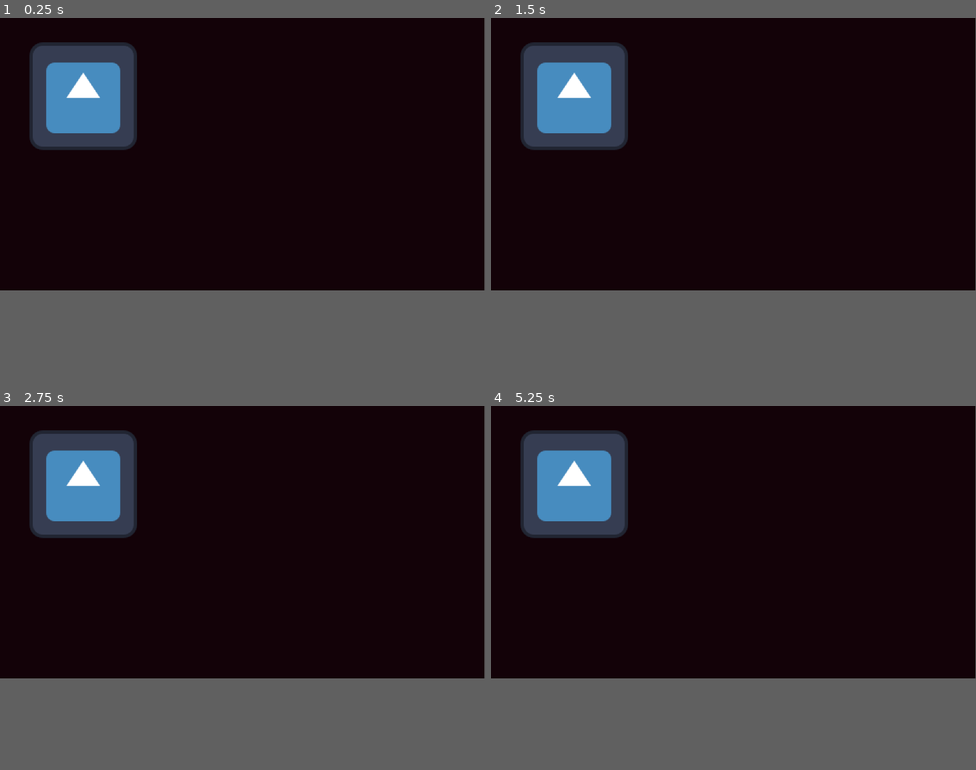
Above: before the commit, frames 1-4 (two rows, left to right).
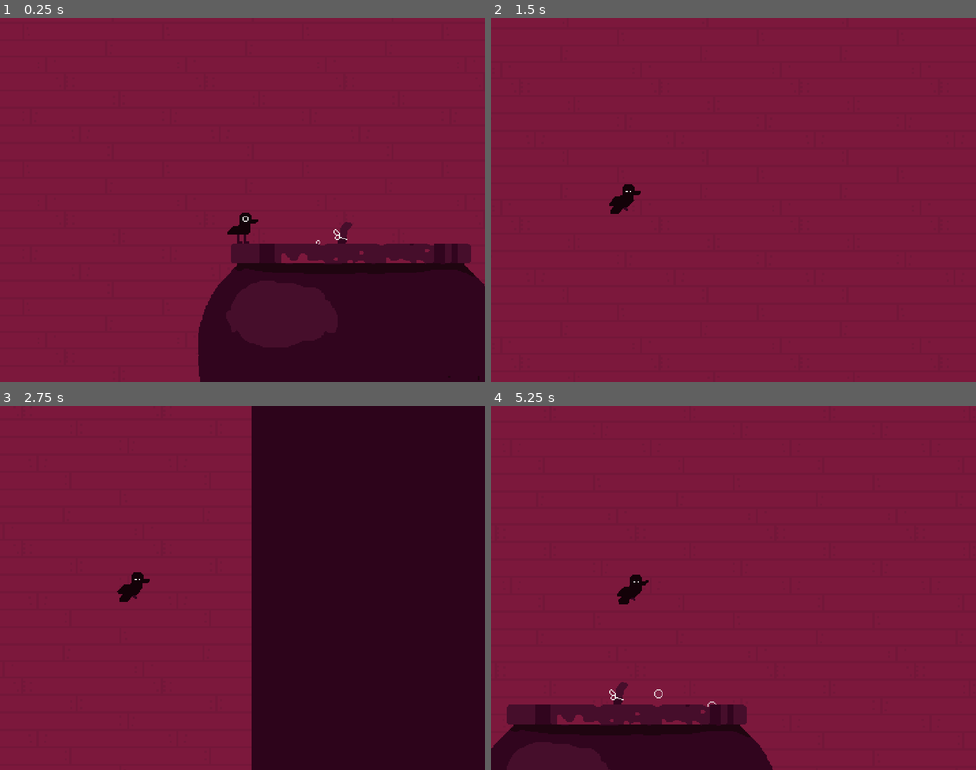
Above: after the commit, the same moments.

Repository: jefvel/ld55
Game: Godot game, scene res://main.tscn
The game is run twice, just before and just after one commit, with the same random seed, the same clock (stepped at 60 frames per second) and the same inputs. The engine's default icon, where the game draws it, is replaced by a stand-in: a white triangle on a blue panel in a dark square.
Inputs (mouse positions are in pixels of both pictures, inside the frame that each line leads up to):
- Up to frame 1 (0.25 s): no input
- Up to frame 2 (1.5 s): move the mouse to (840, 141) at 0.52 s; hold Space (FLAP, bound only after the commit) 0.53-1.28 s; move the mouse to (636, 167) at 1.27 s; tap Space (FLAP, bound only after the commit) at 1.35 s
- Up to frame 3 (2.75 s): tap Space (FLAP, bound only after the commit) at 1.52, 1.82 s; tap Enter at 2 s; move the mouse to (291, 482) at 2.02 s; hold Space (FLAP, bound only after the commit) from 2.03 s (still down)
- Up to frame 4 (5.25 s): move the mouse to (709, 595) at 2.77 s; release Space (FLAP, bound only after the commit) at 2.78 s; tap Space (FLAP, bound only after the commit) at 2.85, 3.02, 3.32, 4.35, 4.52, 4.82 s; move the mouse to (879, 584) at 3.52 s; hold Space (FLAP, bound only after the commit) 3.53-4.28 s; tap R (Reset, bound only after the commit) at 4.15, 5 s; move the mouse to (588, 500) at 4.27 s; move the mouse to (757, 540) at 5.02 s; hold Space (FLAP, bound only after the commit) from 5.03 s (still down)
In our replay, the window is 799x449 before the commit and 800x600 after it. These sizes can differ from the game's own. Grey fills any space a smaller window leaves; there, only what the larger window draws over its background counts as a difference.

The runs differ from the first frame. In frame 1, 84% of the frame differs, in the area x 0-100%, y 0-100%; in frame 2, 74%; in frame 3, 88%; in frame 4, 84%.

Commit message:
flapy bir hehe

Diff:
--- /dev/null
+++ b/characters/bird/bird.gd
@@ -0,0 +1,154 @@
+extends CharacterBody2D
+
+@onready var anim = $anim
+@onready var sprite = $Sprite
+
+@export var cam: GameCamera;
+
+@export var gravity: float = 0.4;
+
+signal on_start_flying;
+signal on_hit_wall;
+signal on_start_gliding;
+signal on_landed;
+signal on_died;
+
+@export var left_x = -666;
+@export var right_x = 999 + 333;
+
+var floor_y = 600;
+
+enum State {
+	Idle,
+	Sitting,
+	Flying,
+	Gliding,
+	Crashed,
+}
+
+var state: State = State.Idle;
+
+var flapping = false;
+var flapped = false;
+
+var boost = 0.0;
+
+# <-1     1 >
+var direction: int = 1;
+
+func _ready():
+	var spawns = get_tree().get_nodes_in_group("PlayerSpawn").pick_random()
+	global_position = spawns.global_position
+	anim.play("idle")
+	_refresh()
+
+func start_flying():
+	state = State.Flying;
+	on_start_flying.emit()
+	update_cam()
+	pass
+
+func crash():
+	rotation = 0;
+	state = State.Crashed
+	position.y = floor_y
+	anim.play("dead")
+	on_died.emit();
+
+func update_cam():
+	var off_x = 100.0;
+	const off_y = -16.0;
+	if direction < 0:
+		off_x = -off_x;
+	cam.tween_offset(off_x, off_y)
+
+func land_on_wall():
+	if state == State.Sitting:
+		return
+	state = State.Sitting
+	velocity.x = 0;
+	velocity.y = 0;
+
+	anim.play("wallsit")
+
+	rotation = 0;
+
+	if direction > 0:
+		position.x = right_x + 1;
+	else:
+		position.x = left_x - 1
+
+	direction = -direction;
+	update_cam();
+
+	on_hit_wall.emit();
+
+func _refresh():
+	if direction < 0:
+		sprite.scale.x = -1;
+	elif direction > 0:
+		sprite.scale.x = 1;
+
+var flap_request = false;
+var flap_released = false;
+func _physics_process(_delta):
+	var flap_pressed = Input.is_action_just_pressed("FLAP")
+	var flap_down = Input.is_action_pressed("FLAP")
+
+	if !flap_down:
+		flap_released = true;
+
+	_refresh()
+	if flap_pressed:
+		if state == State.Idle or state == State.Sitting:
+			start_flying();
+		pass
+
+	var gravity_scale = 1.0;
+	if !flap_down:
+		boost *= 0.5;
+	else:
+		gravity_scale = 0.7;
+		boost *= 0.99
+
+	if state == State.Flying:
+		velocity.y += gravity * gravity_scale;
+		velocity.x = (1 + boost * 1.5) * direction * 4;
+
+		rotation = direction * velocity.y * 0.01;
+
+		if !flapping and flap_request:
+			if velocity.y > 5:
+				velocity.y = -5;
+			else:
+				velocity.y -= 10;
+			boost = 1.0;
+			anim.play("flap")
+			flapping = true;
+			flapped = false;
+			flap_request = false;
+			flap_released = false;
+		else:
+			if flap_down and flap_released:
+				flap_request = true
+
+		velocity.y = clamp(velocity.y, -15, 30)
+
+		if velocity.y > 0 and !flapping and !flapped and !flap_down:
+			anim.play("flap_down")
+			flapped = true;
+
+		move_and_collide(velocity)
+
+		if (position.y >= floor_y):
+			crash()
+		elif direction > 0 and position.x >= right_x:
+			land_on_wall();
+		elif direction < 0 and position.x <= left_x:
+			land_on_wall();
+	pass
+
+
+func _on_anim_animation_finished(anim_name:String):
+	if anim_name == "flap":
+		flapping = false;
--- /dev/null
+++ b/characters/bird/bird.tscn
@@ -0,0 +1,213 @@
+[gd_scene load_steps=11 format=3 uid="uid://can8qx4di6ugf"]
+
+[ext_resource type="Texture2D" uid="uid://cy8gst8by2ef4" path="res://characters/bird/bird.png" id="1_kjx1p"]
+[ext_resource type="Script" path="res://characters/bird/bird.gd" id="1_n1ar3"]
+[ext_resource type="Texture2D" uid="uid://mvimdxjtjryf" path="res://characters/bird/wand.png" id="2_5656g"]
+
+[sub_resource type="CircleShape2D" id="CircleShape2D_h423x"]
+radius = 9.0
+
+[sub_resource type="Animation" id="Animation_woian"]
+length = 0.1
+loop_mode = 1
+tracks/0/type = "value"
+tracks/0/imported = false
+tracks/0/enabled = true
+tracks/0/path = NodePath("Sprite:visible")
+tracks/0/interp = 1
+tracks/0/loop_wrap = false
+tracks/0/keys = {
+"times": PackedFloat32Array(0),
+"transitions": PackedFloat32Array(1),
+"update": 1,
+"values": [true]
+}
+tracks/1/type = "value"
+tracks/1/imported = false
+tracks/1/enabled = true
+tracks/1/path = NodePath("Sprite:frame")
+tracks/1/interp = 1
+tracks/1/loop_wrap = false
+tracks/1/keys = {
+"times": PackedFloat32Array(0),
+"transitions": PackedFloat32Array(1),
+"update": 1,
+"values": [0]
+}
+
+[sub_resource type="Animation" id="Animation_jkyvw"]
+length = 0.15
+tracks/0/type = "value"
+tracks/0/imported = false
+tracks/0/enabled = true
+tracks/0/path = NodePath("Sprite:visible")
+tracks/0/interp = 1
+tracks/0/loop_wrap = false
+tracks/0/keys = {
+"times": PackedFloat32Array(0),
+"transitions": PackedFloat32Array(1),
+"update": 1,
+"values": [true]
+}
+tracks/1/type = "value"
+tracks/1/imported = false
+tracks/1/enabled = true
+tracks/1/path = NodePath("Sprite:frame")
+tracks/1/interp = 1
+tracks/1/loop_wrap = false
+tracks/1/keys = {
+"times": PackedFloat32Array(0, 0.05, 0.1),
+"transitions": PackedFloat32Array(1, 1, 1),
+"update": 1,
+"values": [1, 2, 3]
+}
+
+[sub_resource type="Animation" id="Animation_cupa6"]
+length = 0.1
+tracks/0/type = "value"
+tracks/0/imported = false
+tracks/0/enabled = true
+tracks/0/path = NodePath("Sprite:visible")
+tracks/0/interp = 1
+tracks/0/loop_wrap = false
+tracks/0/keys = {
+"times": PackedFloat32Array(0),
+"transitions": PackedFloat32Array(1),
+"update": 1,
+"values": [true]
+}
+tracks/1/type = "value"
+tracks/1/imported = false
+tracks/1/enabled = true
+tracks/1/path = NodePath("Sprite:frame")
+tracks/1/interp = 1
+tracks/1/loop_wrap = false
+tracks/1/keys = {
+"times": PackedFloat32Array(0, 0.05),
+"transitions": PackedFloat32Array(1, 1),
+"update": 1,
+"values": [4, 5]
+}
+
+[sub_resource type="Animation" id="Animation_larb0"]
+length = 0.05
+loop_mode = 1
+tracks/0/type = "value"
+tracks/0/imported = false
+tracks/0/enabled = true
+tracks/0/path = NodePath("Sprite:visible")
+tracks/0/interp = 1
+tracks/0/loop_wrap = false
+tracks/0/keys = {
+"times": PackedFloat32Array(0),
+"transitions": PackedFloat32Array(1),
+"update": 1,
+"values": [true]
+}
+tracks/1/type = "value"
+tracks/1/imported = false
+tracks/1/enabled = true
+tracks/1/path = NodePath("Sprite:frame")
+tracks/1/interp = 1
+tracks/1/loop_wrap = false
+tracks/1/keys = {
+"times": PackedFloat32Array(0),
+"transitions": PackedFloat32Array(1),
+"update": 1,
+"values": [6]
+}
+
+[sub_resource type="Animation" id="Animation_y7xxa"]
+length = 0.15
+tracks/0/type = "value"
+tracks/0/imported = false
+tracks/0/enabled = true
+tracks/0/path = NodePath("Sprite:visible")
+tracks/0/interp = 1
+tracks/0/loop_wrap = false
+tracks/0/keys = {
+"times": PackedFloat32Array(0),
+"transitions": PackedFloat32Array(1),
+"update": 1,
+"values": [true]
+}
+tracks/1/type = "value"
+tracks/1/imported = false
+tracks/1/enabled = true
+tracks/1/path = NodePath("Sprite:frame")
+tracks/1/interp = 1
+tracks/1/loop_wrap = false
+tracks/1/keys = {
+"times": PackedFloat32Array(0, 0.05),
+"transitions": PackedFloat32Array(1, 1),
+"update": 1,
+"values": [7, 8]
+}
+
+[sub_resource type="AnimationLibrary" id="AnimationLibrary_k2gsc"]
+_data = {
+"dead": SubResource("Animation_y7xxa"),
+"flap": SubResource("Animation_jkyvw"),
+"flap_down": SubResource("Animation_cupa6"),
+"idle": SubResource("Animation_woian"),
+"wallsit": SubResource("Animation_larb0")
+}
+
+[node name="Bird" type="CharacterBody2D"]
+script = ExtResource("1_n1ar3")
+
+[node name="wand" type="Sprite2D" parent="."]
+visible = false
+texture_filter = 1
+position = Vector2(13, -21)
+rotation = 0.448373
+texture = ExtResource("2_5656g")
+offset = Vector2(1, -1)
+metadata/_aseprite_wizard_config_ = {
+"i_mode": 1,
+"keep_anim_length": false,
+"layer": "",
+"o_ex_p": "",
+"o_folder": "",
+"o_name": "",
+"only_visible": false,
+"player": "",
+"slice": "",
+"source": "res://characters/bird/wand.aseprite"
+}
+
+[node name="Sprite" type="Sprite2D" parent="."]
+texture_filter = 1
+position = Vector2(0, -16.1)
+texture = ExtResource("1_kjx1p")
+hframes = 3
+vframes = 3
+metadata/_aseprite_wizard_config_ = {
+"i_mode": -1,
+"keep_anim_length": false,
+"layer": "",
+"o_ex_p": "",
+"o_folder": "",
+"o_name": "",
+"only_visible": true,
+"player": "anim",
+"slice": "",
+"source": "res://characters/bird/bird.aseprite"
+}
+metadata/_aseprite_wizard_interface_config_ = {
+"animation_section": true,
+"layer_section": true,
+"output_section": true,
+"slice_section": true
+}
+
+[node name="CollisionShape2D" type="CollisionShape2D" parent="."]
+position = Vector2(0, -12)
+shape = SubResource("CircleShape2D_h423x")
+
+[node name="anim" type="AnimationPlayer" parent="."]
+libraries = {
+"": SubResource("AnimationLibrary_k2gsc")
+}
+
+[connection signal="animation_finished" from="anim" to="." method="_on_anim_animation_finished"]
--- /dev/null
+++ b/main.gd
@@ -0,0 +1,16 @@
+extends Node2D
+
+@onready var bg = $BgLayer/bg
+@onready var camera = $World/Camera
+
+func _process(_D):
+	var pos = round(camera.position * 0.98 + camera.offset);
+	#bg.position = round(pos - get_viewport_rect().size * 0.5);
+	bg.material.set_shader_parameter("offset", pos)
+
+
+func _physics_process(delta):
+
+
+	if Input.is_action_just_pressed("Reset"):
+		get_tree().reload_current_scene()
--- a/main.tscn
+++ b/main.tscn
@@ -1,14 +1,198 @@
-[gd_scene load_steps=2 format=3 uid="uid://bnfujb6c4ngs1"]
+[gd_scene load_steps=15 format=3 uid="uid://bnfujb6c4ngs1"]
 
-[ext_resource type="Texture2D" uid="uid://bj8ccmljr0bbp" path="res://icon.svg" id="1_51y1l"]
+[ext_resource type="Script" path="res://objects/camera.gd" id="1_6erm6"]
+[ext_resource type="Script" path="res://main.gd" id="1_21ljx"]
+[ext_resource type="Texture2D" uid="uid://86vu7uj2f7xt" path="res://cauldron.png" id="2_54g6l"]
+[ext_resource type="Shader" path="res://objects/wall.gdshader" id="2_qcgk3"]
+[ext_resource type="PackedScene" uid="uid://can8qx4di6ugf" path="res://characters/bird/bird.tscn" id="2_v3qkl"]
+[ext_resource type="Texture2D" uid="uid://cg7ec48y7i1ic" path="res://objects/wall.png" id="3_drna8"]
+[ext_resource type="Texture2D" uid="uid://47s583rio54u" path="res://white_rect.png" id="5_nnv47"]
+[ext_resource type="Script" path="res://objects/walls.gd" id="5_s74ek"]
+[ext_resource type="Texture2D" uid="uid://x7k81dw156cr" path="res://spatula.png" id="6_pb8ct"]
+[ext_resource type="Texture2D" uid="uid://ccgv7qc42xo6a" path="res://objects/bubble.png" id="7_ru8tw"]
+[ext_resource type="Script" path="res://objects/ui.gd" id="9_hih1a"]
 
-[node name="Node2D" type="Node2D"]
+[sub_resource type="ShaderMaterial" id="ShaderMaterial_jl58f"]
+shader = ExtResource("2_qcgk3")
+shader_parameter/offset = Vector2(0, 0)
 
-[node name="Icon" type="Sprite2D" parent="."]
+[sub_resource type="CanvasItemMaterial" id="CanvasItemMaterial_bmo35"]
+particles_animation = true
+particles_anim_h_frames = 2
+particles_anim_v_frames = 2
+particles_anim_loop = false
+
+[sub_resource type="Gradient" id="Gradient_1xqox"]
+colors = PackedColorArray(1, 1, 1, 1, 1, 1, 1, 0)
+
+[node name="Game" type="Node2D"]
+script = ExtResource("1_21ljx")
+
+[node name="BgLayer" type="CanvasLayer" parent="."]
+layer = -1
+
+[node name="bg" type="TextureRect" parent="BgLayer"]
+modulate = Color(0.725306, 0.688729, 0.786022, 1)
 texture_filter = 1
-position = Vector2(99, 93)
-texture = ExtResource("1_51y1l")
+material = SubResource("ShaderMaterial_jl58f")
+anchors_preset = 15
+anchor_right = 1.0
+anchor_bottom = 1.0
+grow_horizontal = 2
+grow_vertical = 2
+texture = ExtResource("3_drna8")
+expand_mode = 1
+stretch_mode = 1
+
+[node name="World" type="Node2D" parent="."]
+
+[node name="Camera" type="Camera2D" parent="World" node_paths=PackedStringArray("follow_target")]
+position = Vector2(422, 392)
+offset = Vector2(0, -40)
+ignore_rotation = false
+script = ExtResource("1_6erm6")
+follow_target = NodePath("../Bird")
+
+[node name="Bird" parent="World" node_paths=PackedStringArray("cam") instance=ExtResource("2_v3qkl")]
+position = Vector2(422, 392)
+cam = NodePath("../Camera")
+metadata/_edit_group_ = true
+
+[node name="Cauldron" type="Node2D" parent="World"]
+position = Vector2(333, 512)
+
+[node name="spatula" type="Sprite2D" parent="World/Cauldron"]
+texture_filter = 1
+position = Vector2(-9, -116)
+texture = ExtResource("6_pb8ct")
+offset = Vector2(2, -13)
+metadata/_aseprite_wizard_config_ = {
+"i_mode": 1,
+"keep_anim_length": false,
+"layer": "",
+"o_ex_p": "",
+"o_folder": "",
+"o_name": "",
+"only_visible": false,
+"player": "",
+"slice": "",
+"source": "res://objects/spatula.aseprite"
+}
+
+[node name="ThreadAnchor" type="Node2D" parent="World/Cauldron/spatula"]
+position = Vector2(5, -9)
+
+[node name="bubbles" type="CPUParticles2D" parent="World/Cauldron"]
+texture_filter = 1
+material = SubResource("CanvasItemMaterial_bmo35")
+position = Vector2(-4, -116)
+texture = ExtResource("7_ru8tw")
+emission_shape = 3
+emission_rect_extents = Vector2(90, 10)
+direction = Vector2(0, -1)
+spread = 30.24
+gravity = Vector2(0, 0)
+initial_velocity_min = 5.46
+initial_velocity_max = 52.39
+linear_accel_min = 2.12
+linear_accel_max = 2.12
+damping_min = 5.108
+damping_max = 15.475
+color_ramp = SubResource("Gradient_1xqox")
+anim_offset_max = 1.0
+
+[node name="sprite" type="Sprite2D" parent="World/Cauldron"]
+texture_filter = 1
+texture = ExtResource("2_54g6l")
+metadata/_aseprite_wizard_config_ = {
+"i_mode": 1,
+"keep_anim_length": false,
+"layer": "",
+"o_ex_p": "",
+"o_folder": "",
+"o_name": "",
+"only_visible": true,
+"player": "",
+"slice": "",
+"source": "res://objects/cauldron/cauldron.aseprite"
+}
 metadata/_aseprite_wizard_interface_config_ = {
-"layer_section": false,
-"slice_section": false
+"layer_section": true
 }
+
+[node name="SpawnPointLeft" type="Node2D" parent="World/Cauldron" groups=["PlayerSpawn"]]
+position = Vector2(-99, -120)
+
+[node name="SpawnPointCenter" type="Node2D" parent="World/Cauldron" groups=["PlayerSpawn"]]
+position = Vector2(46, -120)
+
+[node name="SpawnPointCenter2" type="Node2D" parent="World/Cauldron" groups=["PlayerSpawn"]]
+position = Vector2(-47, -120)
+
+[node name="SpawnPointRight" type="Node2D" parent="World/Cauldron" groups=["PlayerSpawn"]]
+position = Vector2(89, -120)
+
+[node name="Walls" type="Node2D" parent="World"]
+modulate = Color(0.192157, 0.0196078, 0.117647, 1)
+position = Vector2(0, 333)
+script = ExtResource("5_s74ek")
+
+[node name="LeftWall" type="Node2D" parent="World/Walls"]
+position = Vector2(-666, 0)
+
+[node name="Sprite2D2" type="Sprite2D" parent="World/Walls/LeftWall"]
+position = Vector2(-288.5, 1.00003)
+scale = Vector2(144.25, 221)
+texture = ExtResource("5_nnv47")
+
+[node name="RightWall" type="Node2D" parent="World/Walls"]
+position = Vector2(1332, 0)
+
+[node name="Sprite2D" type="Sprite2D" parent="World/Walls/RightWall"]
+position = Vector2(289, 0)
+scale = Vector2(144.25, 221)
+texture = ExtResource("5_nnv47")
+
+[node name="Floor" type="Node2D" parent="World"]
+modulate = Color(0.121569, 0.0196078, 0.0627451, 1)
+position = Vector2(333, 600)
+
+[node name="Sprite2D2" type="Sprite2D" parent="World/Floor"]
+position = Vector2(0, 600)
+scale = Vector2(1000, 300)
+texture = ExtResource("5_nnv47")
+
+[node name="UILayer" type="CanvasLayer" parent="."]
+
+[node name="UI" type="Control" parent="UILayer"]
+layout_mode = 3
+anchors_preset = 15
+anchor_right = 1.0
+anchor_bottom = 1.0
+offset_left = -3.0
+offset_top = -23.0
+offset_right = -3.0
+offset_bottom = -23.0
+grow_horizontal = 2
+grow_vertical = 2
+script = ExtResource("9_hih1a")
+metadata/_edit_lock_ = true
+
+[node name="Label" type="Label" parent="UILayer/UI"]
+visible = false
+layout_mode = 0
+offset_left = 56.0
+offset_top = 49.0
+offset_right = 153.0
+offset_bottom = 72.0
+text = "aaasdgasdaf"
+
+[node name="ColorRect" type="ColorRect" parent="UILayer/UI"]
+visible = false
+layout_mode = 1
+anchors_preset = 15
+anchor_right = 1.0
+anchor_bottom = 1.0
+grow_horizontal = 2
+grow_vertical = 2
+color = Color(0.121569, 0.0196078, 0.0627451, 1)
--- /dev/null
+++ b/objects/bg.gd
@@ -0,0 +1,29 @@
+extends Node2D
+
+const WALL = preload("res://objects/wall.png")
+
+var tilesX = 6;
+var tilesY = 6;
+
+var w: int = 64;
+var h: int = 64;
+
+var tiles:Array[Sprite2D] = [];
+
+func _ready():
+
+	w = WALL.get_width();
+	h = WALL.get_height()
+
+	for x in range(0, tilesX):
+		for y in range(0, tilesY):
+			var t = Sprite2D.new();
+			t.texture_filter = CanvasItem.TEXTURE_FILTER_NEAREST
+			t.texture = WALL;
+			t.position.x = x * w;
+			t.position.y = y * h;
+			add_child(t);
+			tiles.push_back(t);
+			pass
+
+	pass
--- /dev/null
+++ b/objects/camera.gd
@@ -0,0 +1,19 @@
+extends Camera2D
+class_name GameCamera
+
+@export var follow_target: Node2D;
+
+func _process(_delta):
+	if follow_target:
+		position = follow_target.position
+
+var off_tween: Tween;
+func tween_offset(off_x: float, off_y: float) -> void:
+	if off_tween:
+		off_tween.kill();
+		off_tween = null
+	off_tween = get_tree().create_tween()
+	off_tween.set_ease(Tween.EASE_OUT)
+	off_tween.set_trans(Tween.TRANS_CUBIC)
+	off_tween.tween_property(self, "offset", Vector2(off_x, off_y), 0.35)
+	off_tween.play()
--- /dev/null
+++ b/objects/ui.gd
@@ -0,0 +1,11 @@
+extends Control
+@onready var color_rect = $ColorRect
+func _ready():
+	color_rect.visible = true;
+	var t = get_tree().create_tween().set_ease(Tween.EASE_OUT).set_trans(Tween.TRANS_SINE)
+	t.tween_property(color_rect, "modulate:a", 0, 0.1)
+	t.finished.connect(_finish)
+
+func _finish():
+	color_rect.visible = false;
+	pass
--- /dev/null
+++ b/objects/wall.gdshader
@@ -0,0 +1,22 @@
+shader_type canvas_item;
+
+uniform vec2 offset;
+
+void vertex() {
+	// Called for every vertex the material is visible on.
+}
+
+
+
+void fragment() {
+	vec2 pos = UV;
+	pos += offset * TEXTURE_PIXEL_SIZE;
+	COLOR = texture(TEXTURE, pos);
+}
+	// Called for every pixel the material is visible on.
+
+
+//void light() {
+	// Called for every pixel for every light affecting the CanvasItem.
+	// Uncomment to replace the default light processing function with this one.
+//}
--- /dev/null
+++ b/objects/walls.gd
@@ -0,0 +1,5 @@
+extends Node2D
+@onready var bird = $"../Bird"
+
+func _process(delta):
+	position.y = bird.position.y
--- a/project.godot
+++ b/project.godot
@@ -13,7 +13,7 @@
 config/name="ld55"
 run/main_scene="res://main.tscn"
 config/features=PackedStringArray("4.2", "GL Compatibility")
-boot_splash/bg_color=Color(0.0745098, 0.00784314, 0.0313726, 1)
+boot_splash/bg_color=Color(0.486275, 0.0941176, 0.235294, 1)
 boot_splash/show_image=false
 boot_splash/fullsize=false
 boot_splash/use_filter=false
@@ -21,6 +21,10 @@
 
 [display]
 
+window/size/viewport_width=888
+window/size/viewport_height=666
+window/size/always_on_top=true
+window/stretch/mode="viewport"
 window/stretch/scale=2.0
 window/stretch/scale_mode="integer"
 window/dpi/allow_hidpi=false
@@ -29,8 +33,22 @@
 
 enabled=PackedStringArray("res://addons/AsepriteWizard/plugin.cfg", "res://addons/PaletteTools/plugin.cfg")
 
+[input]
+
+FLAP={
+"deadzone": 0.5,
+"events": [Object(InputEventKey,"resource_local_to_scene":false,"resource_name":"","device":-1,"window_id":0,"alt_pressed":false,"shift_pressed":false,"ctrl_pressed":false,"meta_pressed":false,"pressed":false,"keycode":0,"physical_keycode":32,"key_label":0,"unicode":32,"echo":false,"script":null)
+, Object(InputEventMouseButton,"resource_local_to_scene":false,"resource_name":"","device":-1,"window_id":0,"alt_pressed":false,"shift_pressed":false,"ctrl_pressed":false,"meta_pressed":false,"button_mask":1,"position":Vector2(89, 22),"global_position":Vector2(93, 56),"factor":1.0,"button_index":1,"canceled":false,"pressed":true,"double_click":true,"script":null)
+]
+}
+Reset={
+"deadzone": 0.5,
+"events": [Object(InputEventKey,"resource_local_to_scene":false,"resource_name":"","device":-1,"window_id":0,"alt_pressed":false,"shift_pressed":false,"ctrl_pressed":false,"meta_pressed":false,"pressed":false,"keycode":0,"physical_keycode":82,"key_label":0,"unicode":114,"echo":false,"script":null)
+]
+}
+
 [rendering]
 
 renderer/rendering_method="gl_compatibility"
 renderer/rendering_method.mobile="gl_compatibility"
-environment/defaults/default_clear_color=Color(0.0745098, 0.00784314, 0.0313726, 1)
+environment/defaults/default_clear_color=Color(0.486275, 0.0941176, 0.235294, 1)
Binary file added: cauldron.png
Not shown, added: cauldron.png.import
Binary file added: characters/bird/bird.aseprite
Not shown, added: characters/bird/bird.aseprite.import
Binary file added: characters/bird/bird.png
Not shown, added: characters/bird/bird.png.import
Binary file added: characters/bird/wand.aseprite
Not shown, added: characters/bird/wand.aseprite.import
Binary file added: characters/bird/wand.png
Not shown, added: characters/bird/wand.png.import
Not shown, added: export_presets.cfg
Binary file added: objects/bubble.png
(and 13 more such lines)
